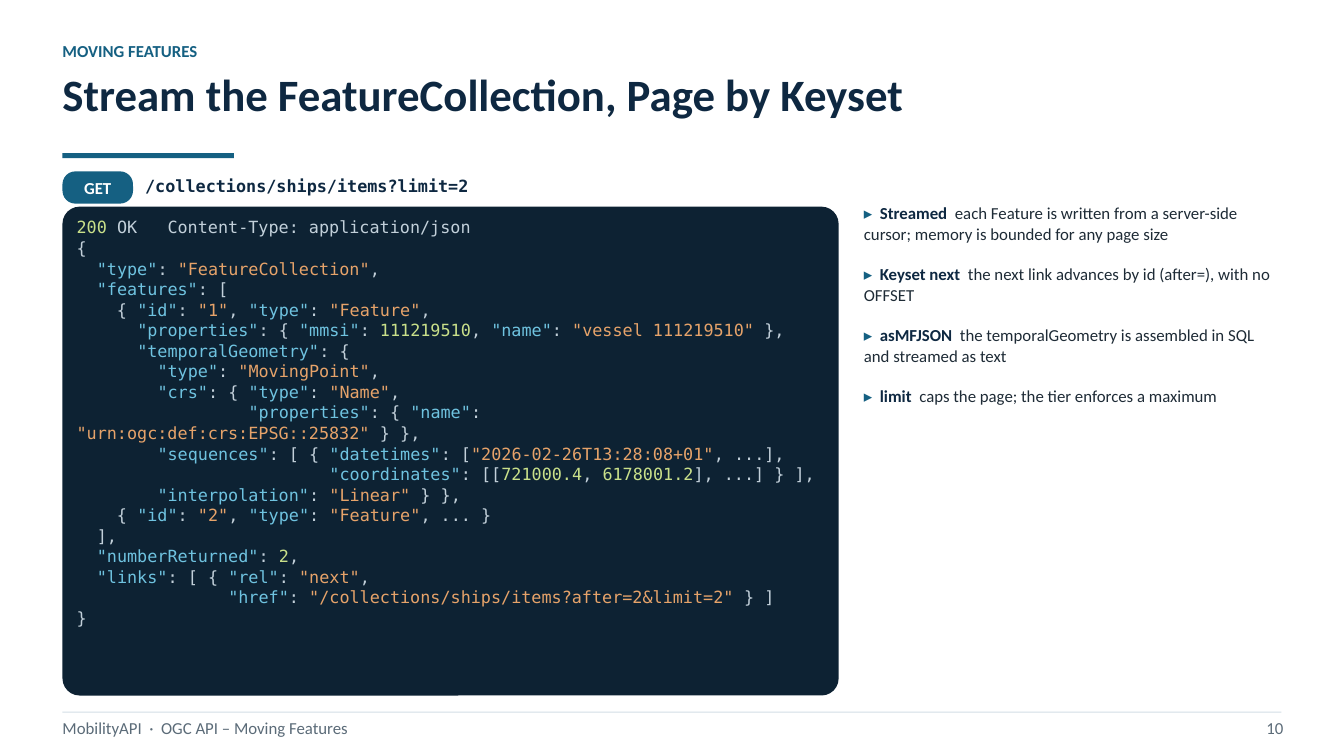
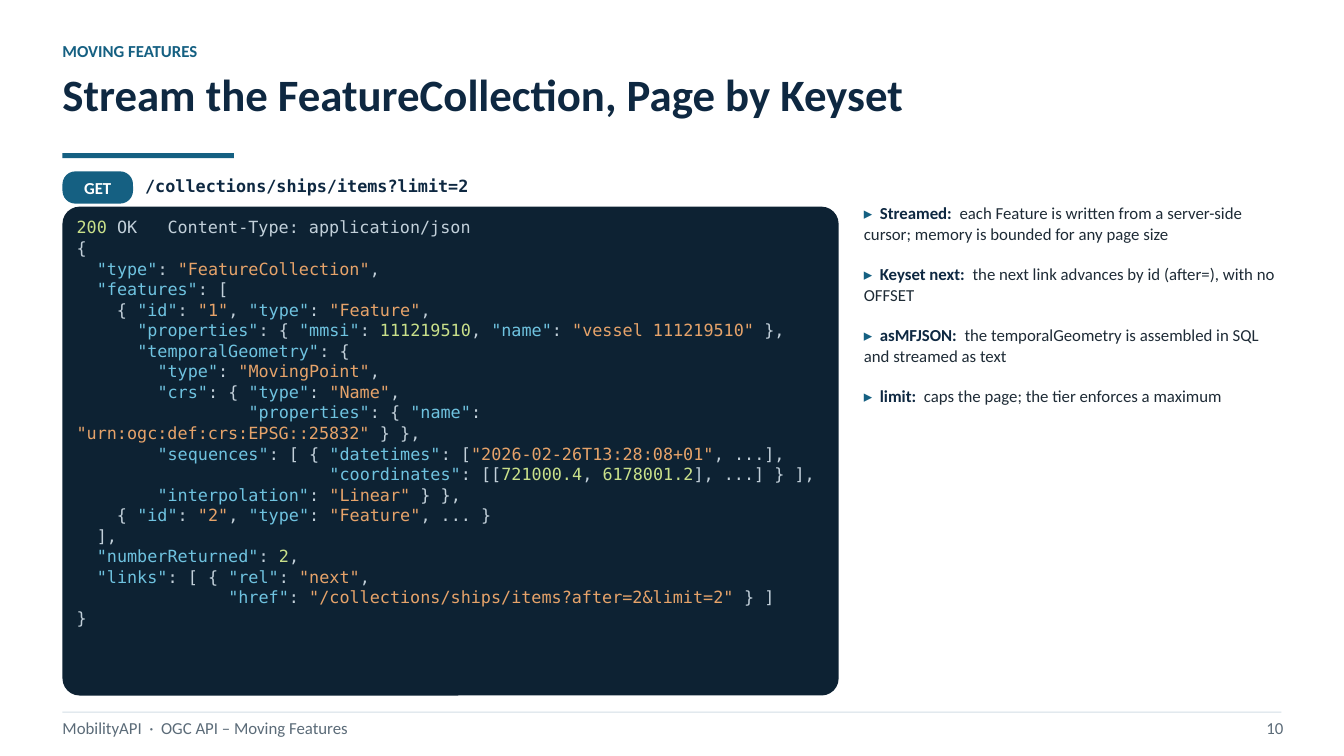
Before and after one commit to MobilityDB/MobilityAPI, a slide deck: slide 13 of MobilityAPIV5.pptx. Drawn at 1344x756 pixels with LibreOffice and Linux fonts; fonts in the diff are those of the drawing. Boxes give left, top, right and bottom in pixels: in the first picture for what was removed or moved away, otherwise in the second. Text is boxed around its words. In the diff, an @@ line names an element or a change of style, - is before the commit and + after.

Commit message:
V5 deck: colon after each bold keyword; transparent OGC logo corners
Bullets now read 'Keyword: description' across every slide (one change in the
shared bullets helper). The OGC Associate Member badge on the title slide has its
white corners knocked out to transparent (border-connected white only, so the
white OGC panel and Associate Member text stay solid), removing the white squares
against the navy background. PDF re-rendered.

```diff
--- a/MobilityAPIV5.pptx
+++ b/MobilityAPIV5.pptx
@@ text at [864,207,1275,405]: text changed @@
-▸ Streamed each Feature is written from a server-side cursor; memory is bounded for any page size
-▸ Keyset next the next link advances by id (after=), with no OFFSET
-▸ asMFJSON the temporalGeometry is assembled in SQL and streamed as text
-▸ limit caps the page; the tier enforces a maximum
+▸ Streamed: each Feature is written from a server-side cursor; memory is bounded for any page size
+▸ Keyset next: the next link advances by id (after=), with no OFFSET
+▸ asMFJSON: the temporalGeometry is assembled in SQL and streamed as text
+▸ limit: caps the page; the tier enforces a maximum
```
Also in this commit, not shown: 14 other slides changed, 1 other file.
